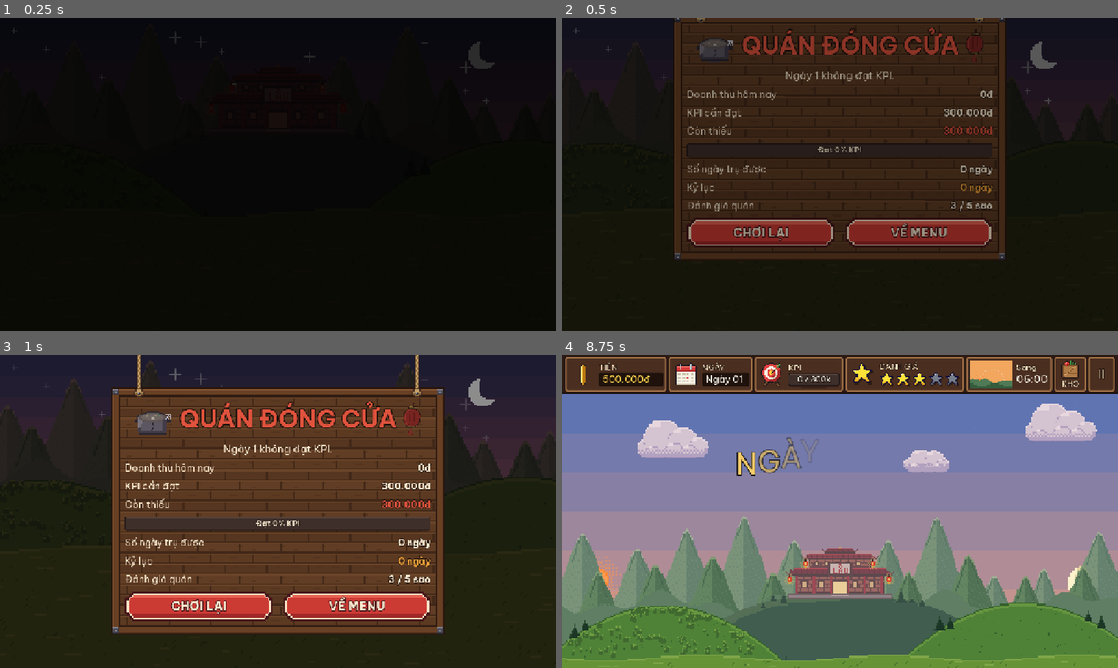
Above: before the commit, frames 1-4 (two rows, left to right).
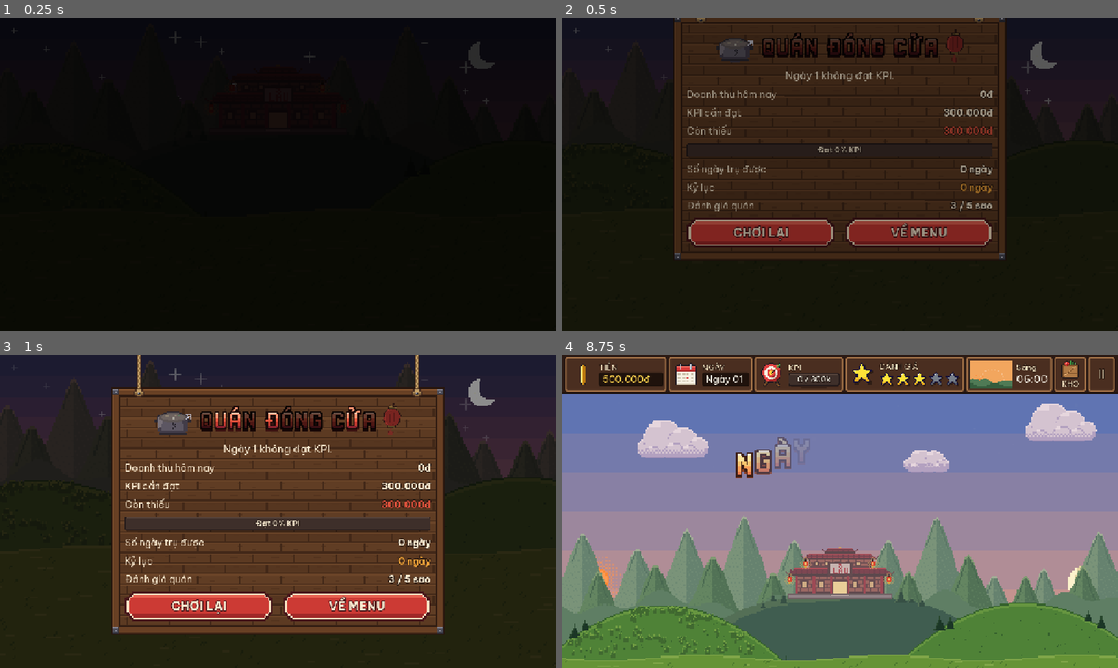
Above: after the commit, the same moments.

Repository: Znoywho/HotPot_SUNSUT
Game: Godot game, scene res://scenes/game_over/game_over.tscn
Same seed, same stepped clock (60 frames per second), same inputs: the game is played once before the commit and once after it. This scene is started directly instead of the project's main scene.
Inputs:
- Up to frame 1 (0.25 s): no input
- Up to frame 2 (0.5 s): no input
- Up to frame 3 (1 s): click "CHƠI LẠI" at 0.5 s
- Up to frame 4 (8.75 s): click "CHƠI LẠI" at 1.25 s; click "Đã hiểu" at 2 s; click "!" at 2.75 s; click "II" at 3.5 s; click "QUÁN LẨU" at 4.25 s; click "ĐI SĂN" at 5 s; click "CHIẾN ĐẤU" at 5.75 s; click "VŨ KHÍ" at 6.5 s; click "THÚ CƯỠI" at 7.25 s; click "BẮT ĐẦU NGÀY 1 »" at 8 s

Frame 1 is identical in both runs. In frame 2, 2.4% of the frame differs, in the area x 24-76%, y 3-15%; in frame 3, 3.0%, in the area x 24-76%, y 14-26%; in frame 4, 0.9%.

Commit message:
[Cần Hạo xem] Chữ tiêu đề pixel cho thẻ chuyển buổi + Game Over
- Font pixel mập tự vẽ (assets/fonts/pixel_title, make_pixel_title_font.py): chữ in hoa tiếng Việt đủ dấu + số, 5 bảng màu (sáng/trưa/chiều tối/cửa hàng/game over), BMFont phóng nguyên lần.
- PixelTitle (helper): gắn font cho Label/RichTextLabel, bảng màu theo buổi, hiệu ứng [flicker] biển hiệu chập chờn.
- phase_transition.gd: tên buổi dùng font pixel x4, chữ rơi theo nấc 4 px, chiều tối chữ lần lượt lên đèn.
- game_over.gd: QUÁN ĐÓNG CỬA dùng font pixel x3, chập chờn bật sáng khi biển rơi xong, chữ Ó sáng yếu như bóng hỏng.

Diff:
--- /dev/null
+++ b/assets/fonts/pixel_title/pixel_title.gd
@@ -0,0 +1,96 @@
+class_name PixelTitle
+extends RefCounted
+## Font tiêu đề pixel mập tự vẽ (make_pixel_title_font.py): chữ IN HOA tiếng Việt đủ dấu, số 0-9, ". , : · ! ? - + % / ( )".
+## Không có chữ thường: chỉ dùng cho tiêu đề lớn (thẻ chuyển buổi, Game Over...). Màu, viền, bóng đổ đã vẽ sẵn trong ảnh
+## font, nên chữ để màu trắng và không dùng viền động của Godot. Cỡ chữ luôn là bội NGUYÊN của NATIVE_SIZE (scale 2, 3, 4)
+## để mỗi điểm ảnh của font thành ô vuông đều nhau. Mỗi buổi một bảng màu (xem FONTS / for_phase()).
+
+const NATIVE_SIZE := 25 ## = "size" trong .fnt: chiều cao dòng gốc (px ảnh), Godot phóng theo cỡ chữ / NATIVE_SIZE.
+const FONTS := {
+	"morning": preload("res://assets/fonts/pixel_title/morning.fnt"), ## Sáng: kem bơ -> đào -> cam (bình minh).
+	"noon": preload("res://assets/fonts/pixel_title/noon.fnt"), ## Trưa: trắng vàng -> vàng -> hổ phách.
+	"evening": preload("res://assets/fonts/pixel_title/evening.fnt"), ## Chiều tối: hồng cam -> san hô -> mận (hoàng hôn).
+	"shop": preload("res://assets/fonts/pixel_title/shop.fnt"), ## Cửa hàng: bạc hà -> ngọc -> lam (rạng đông).
+	"game_over": preload("res://assets/fonts/pixel_title/game_over.fnt"), ## Game Over: đỏ cam -> đỏ -> đỏ rượu (biển tắt đèn).
+}
+
+
+static func font(variant: String) -> Font:
+	return FONTS.get(variant, FONTS["noon"])
+
+
+## Bảng màu theo buổi của thẻ chuyển cảnh.
+static func for_phase(phase: int) -> String:
+	match phase:
+		DayManager.Phase.HUNT:
+			return "morning"
+		DayManager.Phase.SELL:
+			return "evening"
+		DayManager.Phase.SHOP:
+			return "shop"
+		DayManager.Phase.GAME_OVER:
+			return "game_over"
+	return "noon"
+
+
+## Cỡ chữ (px) khi phóng `scale` lần.
+static func size_for(scale: int) -> int:
+	return NATIVE_SIZE * maxi(1, scale)
+
+
+## Bề ngang (px) của chuỗi khi phóng `scale` lần, để đặt min width cho RichTextLabel không ngắt dòng.
+static func text_width(text: String, variant: String, scale: int) -> float:
+	return font(variant).get_string_size(text.to_upper(), HORIZONTAL_ALIGNMENT_LEFT, -1, size_for(scale)).x
+
+
+## Gắn font pixel cho RichTextLabel (chữ thường trong bbcode tự đổi sang in hoa là việc của người gọi).
+static func apply_rich(label: RichTextLabel, variant: String, scale := 4) -> void:
+	label.add_theme_font_override("normal_font", font(variant))
+	label.add_theme_font_size_override("normal_font_size", size_for(scale))
+	label.add_theme_color_override("default_color", Color.WHITE) # giữ nguyên màu vẽ sẵn
+	label.add_theme_constant_override("outline_size", 0) # viền đã vẽ trong ảnh font
+	label.texture_filter = CanvasItem.TEXTURE_FILTER_NEAREST
+
+
+## Gắn font pixel cho Label; text được đổi sang in hoa.
+static func apply_label(label: Label, variant: String, scale := 4) -> void:
+	label.text = label.text.to_upper()
+	label.add_theme_font_override("font", font(variant))
+	label.add_theme_font_size_override("font_size", size_for(scale))
+	label.add_theme_color_override("font_color", Color.WHITE)
+	label.add_theme_constant_override("outline_size", 0)
+	label.texture_filter = CanvasItem.TEXTURE_FILTER_NEAREST
+
+
+## Hiệu ứng chữ [flicker]...[/flicker]: biển hiệu chập chờn lúc mới bật (mỗi chữ nháy theo lịch riêng, càng về cuối
+## càng ít tắt) rồi sáng hẳn; riêng chữ thứ broken_index sáng yếu và thỉnh thoảng nháy, như bóng đèn sắp hỏng.
+## Chỉ nhân màu <= 1 nên chạy được trên renderer Compatibility / bản web. elapsed_time tự về 0 khi đổi chữ.
+class FlickerEffect extends RichTextEffect:
+	const SETTLE := 1.2 ## Giây chập chờn lúc mới bật.
+	const STEP := 0.06 ## Mỗi bao lâu bốc thăm bật / tắt một lần.
+	const OFF_CHANCE := 0.65 ## Lúc đầu mỗi bước có chừng này phần tắt, giảm dần về 0 ở cuối SETTLE.
+	const OFF := 0.4 ## Độ sáng khi tắt (vẫn đọc được).
+	const BROKEN := 0.62 ## Độ sáng của chữ hỏng.
+	const BROKEN_CYCLE := 3.2 ## Chữ hỏng nháy sáng lại một nhịp ngắn mỗi chừng này giây.
+
+	var bbcode := "flicker"
+	var delay := 0.0 ## Chờ bao lâu mới bật đèn (vd đợi biển gỗ rơi xong); trước đó chữ ở độ sáng OFF.
+	var broken_index := -1 ## relative_index của chữ hỏng (-1: không có).
+
+	func _process_custom_fx(fx: CharFXTransform) -> bool:
+		var t := fx.elapsed_time - delay
+		var i := fx.relative_index
+		var k := 1.0
+		if t < 0.0:
+			k = OFF
+		elif t < SETTLE:
+			if _roll(i, int(t / STEP)) < OFF_CHANCE * (1.0 - t / SETTLE):
+				k = OFF
+		elif i == broken_index:
+			var c := fmod(t - SETTLE, BROKEN_CYCLE)
+			k = 1.0 if (c > BROKEN_CYCLE - 0.24 and int(c / STEP) % 2 == 0) else BROKEN
+		fx.color = Color(fx.color.r * k, fx.color.g * k, fx.color.b * k, fx.color.a)
+		return true
+
+	static func _roll(i: int, step: int) -> float:
+		return float(posmod(hash(Vector2i(i, step)), 1000)) / 1000.0
--- a/scenes/common/phase_transition.gd
+++ b/scenes/common/phase_transition.gd
@@ -28,10 +28,10 @@
 const ARC_HEIGHT := 380.0 ## Đỉnh cung mặt trời cao hơn chân trời bao nhiêu (đỉnh ở y 140, quầng sáng không chui dưới HUD).
 const ARC_LEFT := 0.06 ## Mọc ở 6% bề ngang...
 const ARC_RIGHT := 0.94 ## ...lặn ở 94%.
-const TITLE_Y := 210.0 ## Mép trên dòng tên buổi.
+const TITLE_Y := 196.0 ## Mép trên dòng tên buổi (chữ pixel cao 100 px, chân chữ ở y 276, cách dòng phụ ~24 px).
 const SUBTITLE_Y := 300.0 ## Mép trên dòng phụ.
 const SUBTITLE_RISE := 14.0 ## Dòng phụ trượt lên bao nhiêu khi hiện.
-const TITLE_SIZE := 68
+const TITLE_PIXEL_SCALE := 4 ## Tên buổi dùng font pixel PixelTitle phóng 4 lần, khớp ART_SCALE và ô bọt pixel_size 4 của shader.
 const SUBTITLE_SIZE := 30
 const SKY_BANDS := 8 ## Số dải màu trời (kiểu sky.png).
 const STAR_COUNT := 18
@@ -48,7 +48,6 @@
 const LAMP_RAMP_HOURS := 1.5 ## Đèn quán bật từ DayLight.LAMP_ON_FROM, sáng hết sau 1,5 giờ (thẻ chỉ tua tới 18h18; trong game là 2,5 giờ).
 
 # --- Màu ---
-const TITLE_COLOR := Color("ffd36b")
 const SUBTITLE_COLOR := Color("fbe9d0")
 const MENU_FLASH_COLOR := Color("fff4d6") ## Khớp FLASH_COLOR của menu chính: menu kết thúc bằng màn sáng phủ kín.
 const STAR_COLOR := Color("fff4c8")
@@ -289,10 +288,8 @@
 	_title.scroll_active = false
 	_title.clip_contents = false # chữ rơi từ trên xuống, không cắt phần ló ra ngoài khung
 	_title.autowrap_mode = TextServer.AUTOWRAP_OFF
-	_title.add_theme_font_size_override("normal_font_size", TITLE_SIZE)
-	_title.add_theme_color_override("default_color", TITLE_COLOR)
-	_title.add_theme_color_override("font_outline_color", Color.BLACK)
-	_title.add_theme_constant_override("outline_size", PixelButton.outline_for(TITLE_SIZE))
+	# Chữ pixel mập tự vẽ (assets/fonts/pixel_title): màu, viền, bóng vẽ sẵn; mỗi buổi một bảng màu (đặt lại trong _setup).
+	PixelTitle.apply_rich(_title, "noon", TITLE_PIXEL_SCALE)
 	_pop = PopInEffect.new()
 	_title.install_effect(_pop)
 	_title.set_anchors_and_offsets_preset(Control.PRESET_TOP_WIDE)
@@ -369,6 +366,8 @@
 	_texts = card_text(phase)
 	_has_card = not from_menu and _texts[0] != ""
 	_hours = card_hours(phase)
+	PixelTitle.apply_rich(_title, PixelTitle.for_phase(phase), TITLE_PIXEL_SCALE)
+	_pop.lamps = phase == DayManager.Phase.SELL # chiều tối: chữ rơi xong thì lần lượt "lên đèn" như quán
 	_title.text = ""
 	_subtitle.text = ""
 	var scenery: Array[Control] = [_land, _sun, _sun_glow, _moon, _lamp]
@@ -484,6 +483,8 @@
 
 
 ## Hiệu ứng chữ [pop]...[/pop]: từng chữ rơi xuống rồi nảy nhẹ (back-out), chữ sau trễ hơn chữ trước.
+## Chữ rơi theo từng nấc STEP_PX (đúng 1 điểm ảnh của font pixel) cho chất game retro, không trượt mượt.
+## lamps = true (chiều tối): chữ rơi trong tối, chạm đất thì "bật đèn" (sáng, chớp nhẹ, sáng hẳn) như quán lên đèn.
 ## elapsed_time tự về 0 mỗi khi đổi chữ của RichTextLabel.
 class PopInEffect extends RichTextEffect:
 	const STAGGER := 0.05 ## Giây giữa hai chữ (tên buổi ngắn).
@@ -491,14 +492,33 @@
 	const DROP := 40.0 ## Rơi từ cao bao nhiêu (đơn vị canvas).
 	const DURATION := 0.4 ## Mỗi chữ rơi trong bao lâu.
 	const FADE_PART := 0.35 ## Chữ hiện rõ hẳn sau 35% thời gian rơi.
+	const STEP_PX := float(TITLE_PIXEL_SCALE) ## Nấc rơi = 1 điểm ảnh của font pixel.
+	const LAMP_AT := 0.7 ## Chữ bật đèn khi đã rơi được 70% (lúc vừa chạm đất, trước nhịp nảy).
+	const LAMP_DIM := 0.55 ## Độ sáng lúc chưa bật đèn.
+	const LAMP_FLICK := [[0.06, 1.0], [0.12, 0.72]] ## [tới giây thứ, độ sáng] ngay sau khi bật; sau đó sáng hẳn.
 
 	var bbcode := "pop"
 	var stagger := STAGGER
-
-	## Vị trí và độ rõ của từng chữ: offset_y = −DROP × (1 − back_out(t)), alpha tăng dần trong FADE_PART đầu.
+	var lamps := false
+
+	## Vị trí và độ rõ của từng chữ: offset_y = −DROP × (1 − back_out(t)) làm tròn theo STEP_PX,
+	## alpha tăng dần trong FADE_PART đầu.
 	func _process_custom_fx(fx: CharFXTransform) -> bool:
-		var t := clampf(fx.elapsed_time - fx.relative_index * stagger, 0.0, DURATION)
+		var start := fx.relative_index * stagger
+		var t := clampf(fx.elapsed_time - start, 0.0, DURATION)
 		var k: float = Tween.interpolate_value(0.0, 1.0, t, DURATION, Tween.TRANS_BACK, Tween.EASE_OUT)
-		fx.offset = Vector2(0.0, -DROP * (1.0 - k))
+		fx.offset = Vector2(0.0, roundf(-DROP * (1.0 - k) / STEP_PX) * STEP_PX)
 		fx.color.a *= clampf(t / (DURATION * FADE_PART), 0.0, 1.0)
+		if lamps:
+			var b := _lamp(fx.elapsed_time - start - DURATION * LAMP_AT)
+			fx.color = Color(fx.color.r * b, fx.color.g * b, fx.color.b * b, fx.color.a)
 		return true
+
+	## Độ sáng của chữ sau lúc bật đèn `since` giây (âm = chưa bật).
+	func _lamp(since: float) -> float:
+		if since < 0.0:
+			return LAMP_DIM
+		for step in LAMP_FLICK:
+			if since < float(step[0]):
+				return float(step[1])
+		return 1.0
--- a/scenes/game_over/game_over.gd
+++ b/scenes/game_over/game_over.gd
@@ -28,6 +28,10 @@
 const FAIL_RED := Color("e0533d")
 const FADE_IN_SECONDS := 0.8
 const BOARD_DROP_SECONDS := 0.7
+const BOARD_DROP_DELAY := 0.3 ## Biển gỗ đợi chừng này giây rồi mới rơi.
+const TITLE_TEXT := "QUÁN ĐÓNG CỬA"
+const TITLE_PIXEL_SCALE := 3 ## Tiêu đề dùng font pixel PixelTitle phóng 3 lần (cao ~ chữ 56 cũ, vừa giữa nồi và đèn lồng).
+const TITLE_BROKEN_LETTER := "Ó" ## Chữ "hỏng" của biển hiệu: sáng yếu, thỉnh thoảng nháy.
 
 
 ## Dựng nền, bảng kết quả, lớp nhắc xoay ngang, rồi cho màn sáng dần lên từ đen.
@@ -97,7 +101,7 @@
 	add_child(center)
 	center.position.y = -get_viewport_rect().size.y # rơi từ trên xuống như bảng cửa hàng
 	center.create_tween().tween_property(center, "position:y", 0.0, BOARD_DROP_SECONDS) \
-			.set_delay(0.3).set_trans(Tween.TRANS_BACK).set_ease(Tween.EASE_OUT)
+			.set_delay(BOARD_DROP_DELAY).set_trans(Tween.TRANS_BACK).set_ease(Tween.EASE_OUT)
 
 	var board := PanelContainer.new()
 	board.custom_minimum_size = Vector2(760, 0)
@@ -115,7 +119,7 @@
 	title_row.alignment = BoxContainer.ALIGNMENT_CENTER
 	title_row.add_theme_constant_override("separation", 18)
 	title_row.add_child(_pixel_icon(COLD_POT))
-	title_row.add_child(_make_label("QUÁN ĐÓNG CỬA", 56, FAIL_RED, true))
+	title_row.add_child(_make_pixel_title())
 	var lantern := _pixel_icon(LANTERN_OFF)
 	title_row.add_child(lantern)
 	column.add_child(title_row)
@@ -268,6 +272,27 @@
 	return rect
 
 
+## Tiêu đề "QUÁN ĐÓNG CỬA" bằng chữ pixel mập (PixelTitle, bảng màu game_over), kiểu biển hiệu đèn:
+## biển rơi xuống thì chữ chập chờn bật sáng, rồi sáng hẳn trừ một chữ hỏng sáng yếu, thỉnh thoảng nháy.
+func _make_pixel_title() -> RichTextLabel:
+	var title := RichTextLabel.new()
+	title.bbcode_enabled = true
+	title.fit_content = true
+	title.scroll_active = false
+	title.clip_contents = false
+	title.autowrap_mode = TextServer.AUTOWRAP_OFF
+	title.mouse_filter = MOUSE_FILTER_IGNORE
+	title.size_flags_vertical = SIZE_SHRINK_CENTER
+	title.custom_minimum_size.x = PixelTitle.text_width(TITLE_TEXT, "game_over", TITLE_PIXEL_SCALE)
+	PixelTitle.apply_rich(title, "game_over", TITLE_PIXEL_SCALE)
+	var flicker := PixelTitle.FlickerEffect.new()
+	flicker.delay = BOARD_DROP_DELAY + BOARD_DROP_SECONDS # bật đèn lúc biển vừa rơi tới chỗ
+	flicker.broken_index = TITLE_TEXT.find(TITLE_BROKEN_LETTER)
+	title.install_effect(flicker)
+	title.text = "[flicker]%s[/flicker]" % TITLE_TEXT
+	return title
+
+
 ## Label căn giữa với cỡ chữ, màu; bold = chữ đậm có viền tối.
 func _make_label(text: String, font_size: int, color: Color, bold := false) -> Label:
 	var label := Label.new()
Not shown, added: assets/fonts/pixel_title/evening.fnt
Not shown, added: assets/fonts/pixel_title/evening.fnt.import
Binary file added: assets/fonts/pixel_title/evening.png
Not shown, added: assets/fonts/pixel_title/evening.png.import
Not shown, added: assets/fonts/pixel_title/game_over.fnt
Not shown, added: assets/fonts/pixel_title/game_over.fnt.import
Binary file added: assets/fonts/pixel_title/game_over.png
Not shown, added: assets/fonts/pixel_title/game_over.png.import
Not shown, added: assets/fonts/pixel_title/morning.fnt
Not shown, added: assets/fonts/pixel_title/morning.fnt.import
Binary file added: assets/fonts/pixel_title/morning.png
Not shown, added: assets/fonts/pixel_title/morning.png.import
(and 10 more such lines)
